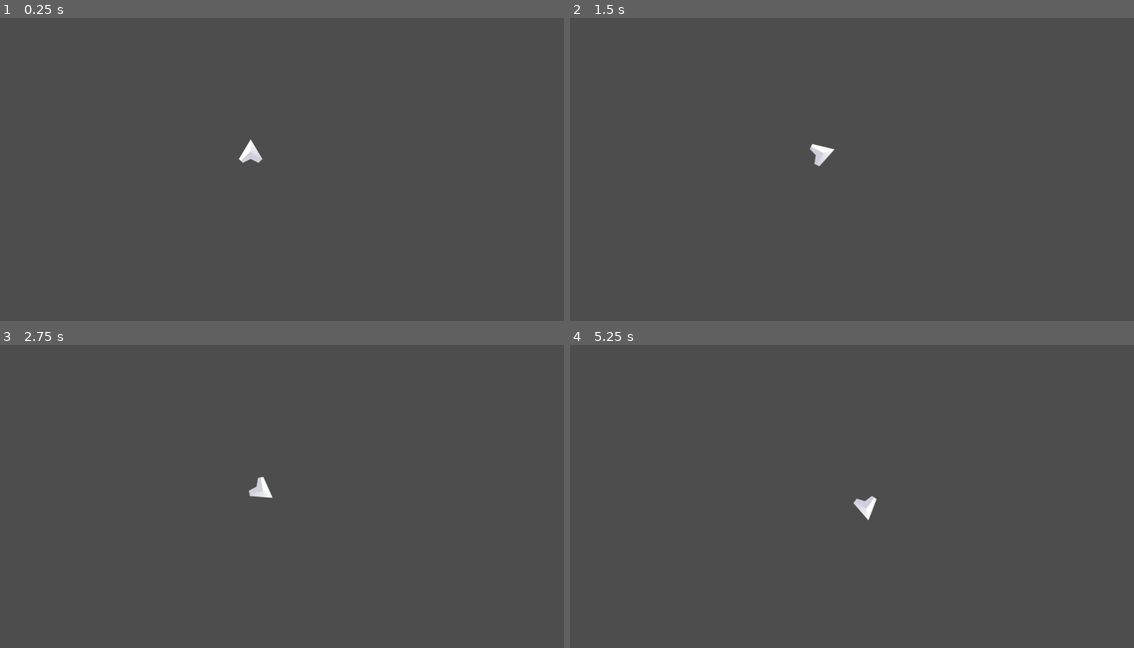
Above: before the commit, frames 1-4 (two rows, left to right).
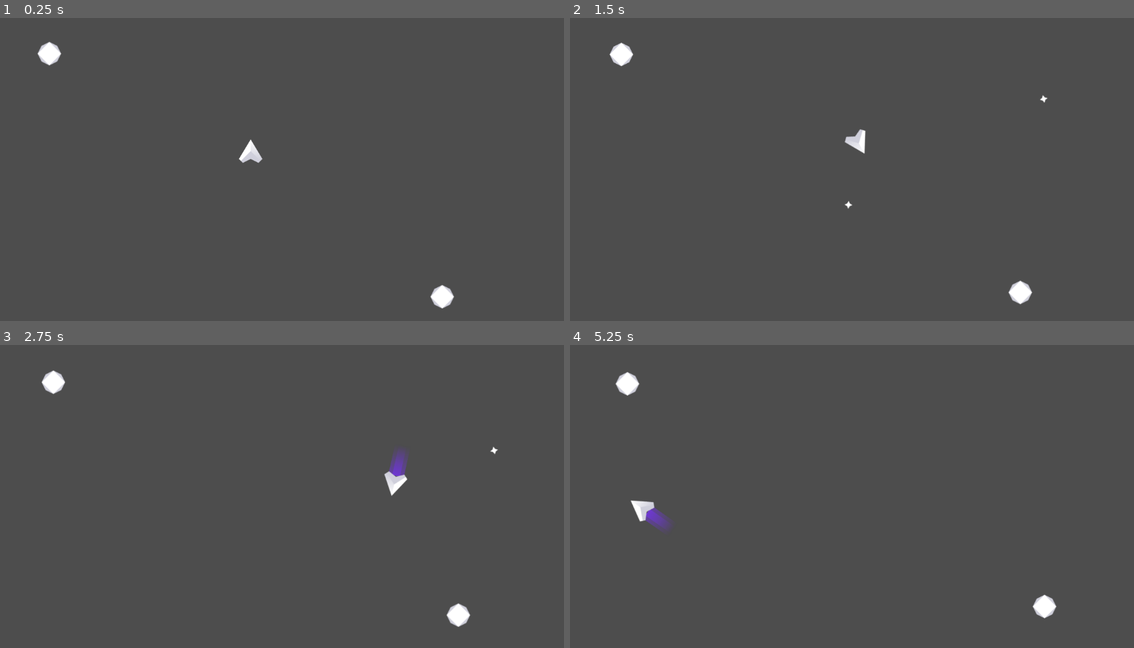
Above: after the commit, the same moments.

Repository: sophiabutt/Space-Shooter
Game: Godot game, scene res://game.tscn
Same seed, same stepped clock (60 frames per second), same inputs: the game is played once before the commit and once after it.
Inputs:
- Up to frame 1 (0.25 s): no input
- Up to frame 2 (1.5 s): hold D (Right) 0.53-1.28 s; hold W (Foward, bound only before the commit) 0.53-1.28 s; tap Space (Shoot) at 0.8, 1.35 s; hold A (Left) from 1.28 s (still down)
- Up to frame 3 (2.75 s): tap W (Foward, bound only before the commit) at 1.55 s; release A (Left) at 2.03 s; hold D (Right) from 2.03 s (still down); hold W (Foward, bound only before the commit) from 2.03 s (still down); tap Space (Shoot) at 2.3 s
- Up to frame 4 (5.25 s): release W (Foward, bound only before the commit) at 2.78 s; tap Space (Shoot) at 2.85, 3.8, 4.35 s; tap W (Foward, bound only before the commit) at 3.05, 4.55 s; release D (Right) at 3.53 s; hold W (Foward, bound only before the commit) 3.53-4.28 s; hold A (Left) from 3.53 s (still down); hold W (Foward, bound only before the commit) from 5.03 s (still down)

The runs differ from the first frame. In frame 1, 0.5% of the frame differs, in the area x 6-81%, y 7-96%; in frame 2, 0.8%; in frame 3, 1.0%, in the area x 7-89%, y 8-94%; in frame 4, 1.0%.

Commit message:
Complete part 2

Diff:
--- /dev/null
+++ b/Asteroid/Asteroid.gd
@@ -0,0 +1,12 @@
+extends CharacterBody2D
+
+var initial_speed = 100.0
+
+func _ready():
+	velocity = Vector2(0,initial_speed*randf()).rotated(2*PI*randf())
+
+
+func _physics_process(_delta):
+	move_and_slide()
+	position.x = wrapf(position.x, 0, 1152)
+	position.y = wrapf(position.y, 0, 648)
--- /dev/null
+++ b/Asteroid/asteroid.tscn
@@ -0,0 +1,13 @@
+[gd_scene load_steps=3 format=3 uid="uid://v8evhlevkikf"]
+
+[ext_resource type="Script" path="res://Asteroid/Asteroid.gd" id="1_jcm5b"]
+[ext_resource type="Texture2D" uid="uid://dvyl1vvehravj" path="res://Assets/Meteor.png" id="2_n6nsu"]
+
+[node name="Asteroid" type="CharacterBody2D"]
+script = ExtResource("1_jcm5b")
+
+[node name="Sprite2D" type="Sprite2D" parent="."]
+texture = ExtResource("2_n6nsu")
+
+[node name="CollisionPolygon2D" type="CollisionPolygon2D" parent="."]
+polygon = PackedVector2Array(21, -17.3, 21, -14.3, 29.1, 4, 26.3, 4, 20.3, 18, 18.6, 18, 2.6, 28, -2.5, 28, -21, 17.1, -21, 14.3, -29.1, -4, -26.2, -4, -17.2, -21, -14.5, -21, -4, -26.2, -4, -29.2)
--- /dev/null
+++ b/Player/Bullet.gd
@@ -0,0 +1,24 @@
+extends Area2D
+
+var speed = 10.0
+var damage = 1.0
+var velocity = Vector2.ZERO
+
+
+
+
+func _ready():
+	velocity = Vector2(0,-speed).rotated(rotation)
+
+
+
+func _physics_process(_delta):
+	position = position + velocity
+
+
+func _on_body_entered(_body):
+	queue_free()
+
+
+func _on_timer_timeout():
+	queue_free()
--- a/Player/Player.gd
+++ b/Player/Player.gd
@@ -3,19 +3,36 @@
 
 var speed = 5
 var max_speed = 400
-var rotate_speed = 0.8
+var rotate_speed = 0.08
+var nose = Vector2(0,-60)
+var Bullet = load("res://Player/bullet.tscn")
 
-func _physics_process(delta):
+func get_input():
+	var to_return = Vector2.ZERO
+	$Exhaust.hide()
+	if Input.is_action_pressed("Forward"):
+		to_return += Vector2(0,-1)
+		$Exhaust.show()
 	if Input.is_action_pressed("Left"):
 		rotation -= rotate_speed
 	if Input.is_action_pressed("Right"):
 		rotation += rotate_speed
-	if Input.is_action_pressed("Foward"):
-		velocity = velocity + Vector2(0,-speed).rotated(rotation)
+	return to_return.rotated(rotation)
+
+func _physics_process(delta):
+	velocity += get_input()*speed
+	velocity = velocity.normalized() * clamp(velocity.length(), 0, max_speed)
 
 	position.x = wrapf(position.x, 0, 1152)
 	position.y = wrapf(position.y, 0, 648)
 	velocity = velocity.normalized() * clamp(velocity.length(), 0, max_speed)
 
+	move_and_slide()
 
-	move_and_slide()
+	if Input.is_action_just_pressed("Shoot"):
+		var Effects = get_node_or_null("/root/Game/Effects")
+		if Effects != null:
+			var bullet = Bullet.instantiate()
+			bullet.rotation = rotation
+			bullet.global_position = global_position + nose.rotated(rotation)
+			Effects.add_child(bullet)
--- /dev/null
+++ b/Player/bullet.tscn
@@ -0,0 +1,23 @@
+[gd_scene load_steps=4 format=3 uid="uid://cfioh2vjli024"]
+
+[ext_resource type="Script" path="res://Player/Bullet.gd" id="1_g4vai"]
+[ext_resource type="Texture2D" uid="uid://cf4edepijxddl" path="res://Assets/Bullet.png" id="2_8tjpd"]
+
+[sub_resource type="CircleShape2D" id="CircleShape2D_upe58"]
+radius = 12.0
+
+[node name="Bullet" type="Area2D"]
+script = ExtResource("1_g4vai")
+
+[node name="Sprite2D" type="Sprite2D" parent="."]
+texture = ExtResource("2_8tjpd")
+
+[node name="CollisionShape2D" type="CollisionShape2D" parent="."]
+shape = SubResource("CircleShape2D_upe58")
+
+[node name="Timer" type="Timer" parent="."]
+wait_time = 2.0
+one_shot = true
+autostart = true
+
+[connection signal="body_entered" from="." to="." method="_on_body_entered"]
--- /dev/null
+++ b/Player/player.tscn
@@ -0,0 +1,21 @@
+[gd_scene load_steps=4 format=3 uid="uid://bjpshgn4rirbk"]
+
+[ext_resource type="Script" path="res://Player/Player.gd" id="1_ebn5t"]
+[ext_resource type="Texture2D" uid="uid://cnheouv7cjkxc" path="res://Assets/Exhaust.png" id="2_tco3k"]
+[ext_resource type="Texture2D" uid="uid://djrt5kmiqxhby" path="res://Assets/Player.png" id="3_tsd21"]
+
+[node name="Player" type="CharacterBody2D"]
+position = Vector2(512, 300)
+script = ExtResource("1_ebn5t")
+metadata/_edit_group_ = true
+
+[node name="Exhaust" type="Sprite2D" parent="."]
+visible = false
+position = Vector2(0, 50)
+texture = ExtResource("2_tco3k")
+
+[node name="Sprite2D" type="Sprite2D" parent="."]
+texture = ExtResource("3_tsd21")
+
+[node name="CollisionPolygon2D" type="CollisionPolygon2D" parent="."]
+polygon = PackedVector2Array(5, -25.2, 5, -22.5, 28.3, 17, 27.2, 19, 25.9, 19, 17.9, 28, 13.6, 28, -0.700001, 21.7, -19, 29, -19, 25.9, -28, 17.9, -28, 14.4, -3, -25.6, -3, -29.2)
--- a/game.tscn
+++ b/game.tscn
@@ -1,17 +1,18 @@
 [gd_scene load_steps=3 format=3 uid="uid://dselu521i3t0e"]
 
-[ext_resource type="Script" path="res://Player/Player.gd" id="1_41j5u"]
-[ext_resource type="Texture2D" uid="uid://djrt5kmiqxhby" path="res://Assets/Player.png" id="1_xt44q"]
+[ext_resource type="PackedScene" uid="uid://bjpshgn4rirbk" path="res://Player/player.tscn" id="1_v80ul"]
+[ext_resource type="PackedScene" uid="uid://v8evhlevkikf" path="res://Asteroid/asteroid.tscn" id="2_72sty"]
 
 [node name="Game" type="Node2D"]
 
-[node name="Player" type="CharacterBody2D" parent="."]
-position = Vector2(512, 300)
-script = ExtResource("1_41j5u")
-metadata/_edit_group_ = true
+[node name="Player" parent="." instance=ExtResource("1_v80ul")]
 
-[node name="Sprite2D" type="Sprite2D" parent="Player"]
-texture = ExtResource("1_xt44q")
+[node name="Asteroid_Container" type="Node2D" parent="."]
 
-[node name="CollisionPolygon2D" type="CollisionPolygon2D" parent="Player"]
-polygon = PackedVector2Array(5, -25.2, 5, -22.5, 28.3, 17, 27.2, 19, 25.9, 19, 17.9, 28, 13.6, 28, -0.700001, 21.7, -19, 29, -19, 25.9, -28, 17.9, -28, 14.4, -3, -25.6, -3, -29.2)
+[node name="Asteroid" parent="Asteroid_Container" instance=ExtResource("2_72sty")]
+position = Vector2(100, 100)
+
+[node name="Asteroid2" parent="Asteroid_Container" instance=ExtResource("2_72sty")]
+position = Vector2(900, 600)
+
+[node name="Effects" type="Node2D" parent="."]
--- a/global.gd
+++ b/global.gd
@@ -1,6 +1,9 @@
 extends Node
 
+func _ready():
+	randomize()
 
-func _process(delta):
+
+func _process(_delta):
 	if Input.is_action_pressed("Quit"):
 		get_tree().quit()
--- a/project.godot
+++ b/project.godot
@@ -21,7 +21,7 @@
 
 [input]
 
-Foward={
+Forward={
 "deadzone": 0.5,
 "events": [Object(InputEventKey,"resource_local_to_scene":false,"resource_name":"","device":-1,"window_id":0,"alt_pressed":false,"shift_pressed":false,"ctrl_pressed":false,"meta_pressed":false,"pressed":false,"keycode":0,"physical_keycode":87,"key_label":0,"unicode":119,"echo":false,"script":null)
 ]
Binary file added: Assets/Bomb.png
Not shown, added: Assets/Bomb.png.import
Binary file added: Assets/Exhaust.png
Not shown, added: Assets/Exhaust.png.import
Binary file added: Assets/Explosion.png
Not shown, added: Assets/Explosion.png.import
Binary file added: Assets/Meteor_small.png
Not shown, added: Assets/Meteor_small.png.import
